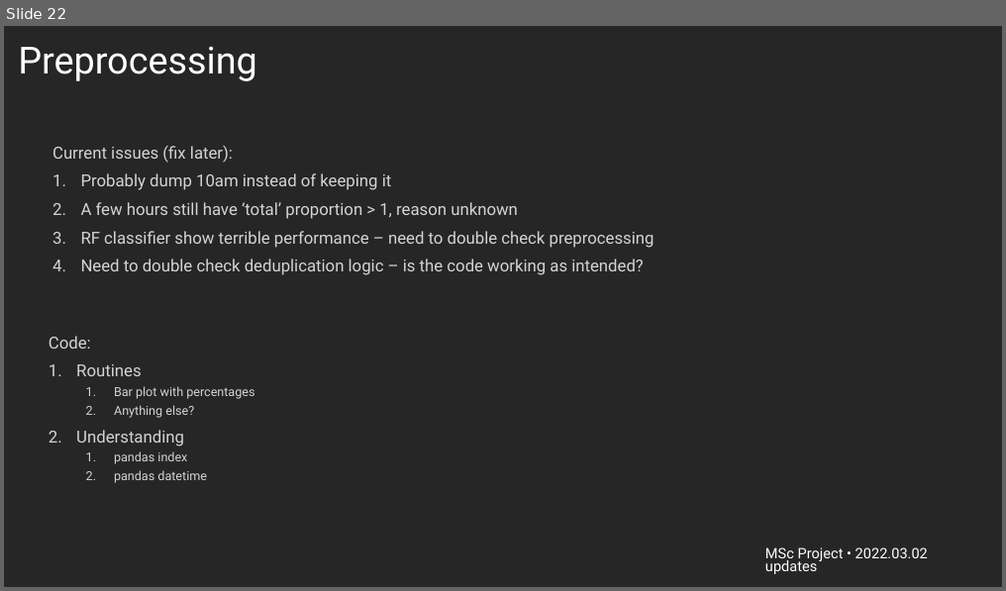
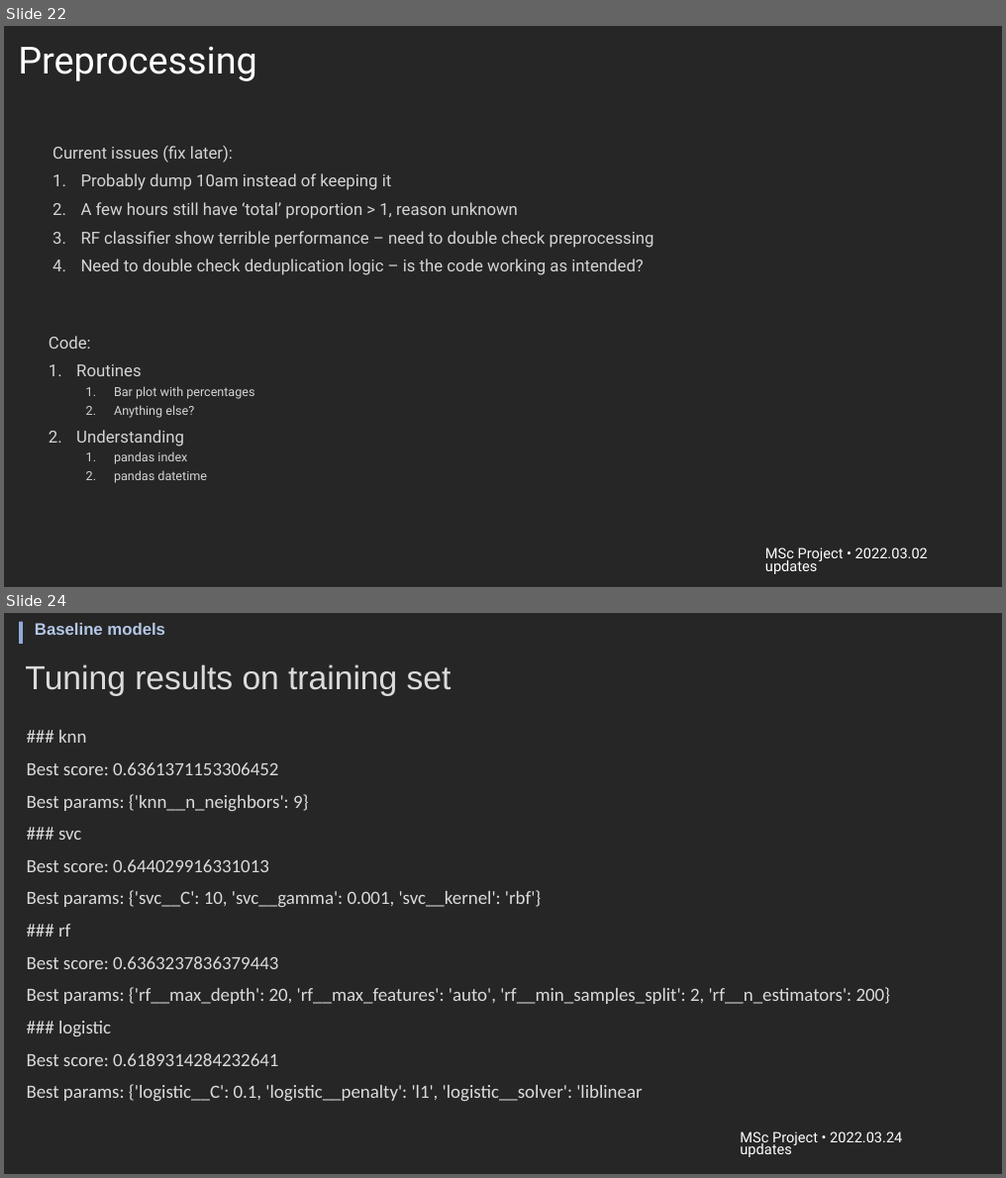
Before and after one commit to harris-yh-wong/msc-research-project, a slide deck: viz/msc_project_updates.pptx. Shown one above the other, each under a label of ours: slide 22 before the commit, slides 22 and 24 after it; the slides between them are not shown. The pictures are 1006x591 and 1006x1178 pixels, drawn with LibreOffice and Linux fonts; fonts in the diff are those of the drawing; background and template pictures are left out. Boxes give left, top, right and bottom in pixels: in the first picture for what was removed or moved away, otherwise in the second. Text is boxed around its words. In the diff, an @@ line names an element or a change of style, - is before the commit and + after.

```diff
--- a/viz/msc_project_updates.pptx
+++ b/viz/msc_project_updates.pptx
@@ slide 24 added at bbox=[4, 613, 1002, 1174], background #262626 @@
@@ rectangle added at bbox=[19, 622, 23, 644], fill #8FAADC @@
@@ text added at bbox=[35, 623, 165, 635], 16 pt, text #B4C7E7, bold @@
+Baseline models
@@ title added at bbox=[25, 664, 451, 696], 32 pt, text #DBDBDB @@
+Tuning results on training set
@@ text added at bbox=[27, 730, 891, 1101], 18 pt, text #DBDBDB @@
+### knn
+Best score: 0.6361371153306452
+Best params: {'knn__n_neighbors': 9}
+### svc
+Best score: 0.644029916331013
+Best params: {'svc__C': 10, 'svc__gamma': 0.001, 'svc__kernel': 'rbf'}
+### rf
+Best score: 0.6363237836379443
+Best params: {'rf__max_depth': 20, 'rf__max_features': 'auto', 'rf__min_samples_split': 2, 'rf__n_estimators': 200}
+### logistic
+Best score: 0.6189314284232641
+Best params: {'logistic__C': 0.1, 'logistic__penalty': 'l1', 'logistic__solver': 'liblinear
@@ text added at bbox=[740, 1132, 902, 1157], 13.9 pt, text #FFFFFF @@
+MSc Project • 2022.03.24 updates
```
Also in this commit, not shown: 4 slides changed, 8 other slides added.
